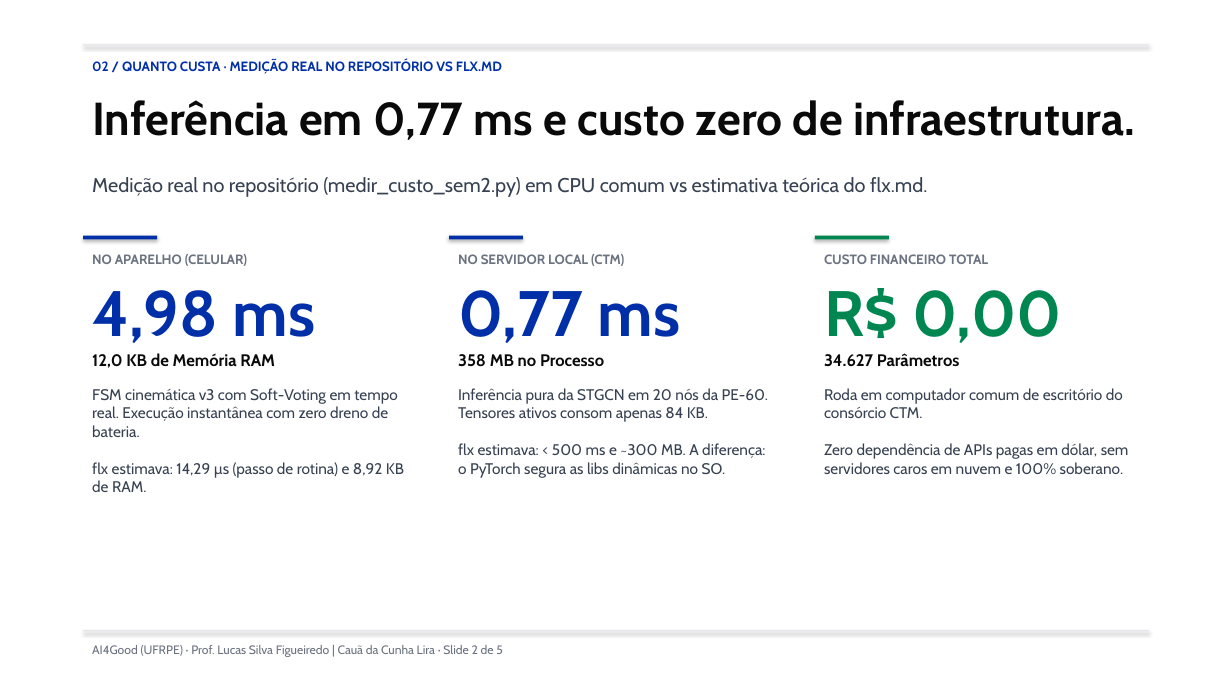
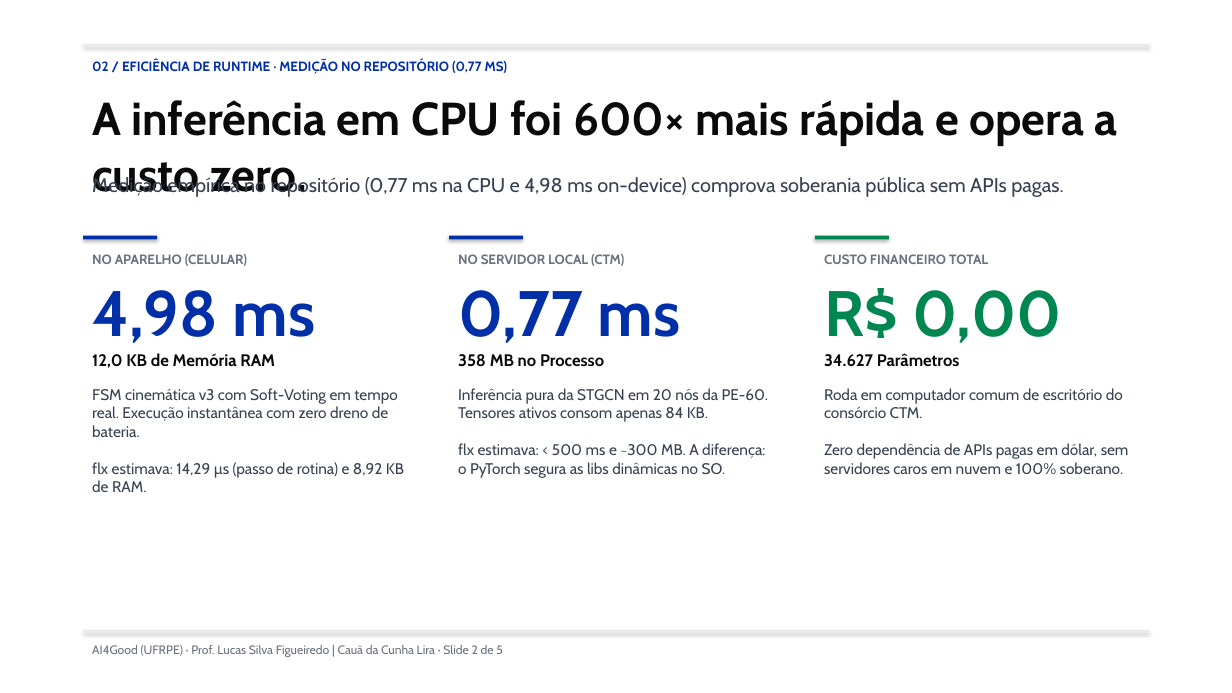
Before and after one commit to lira-labs/workspace, a slide deck: slide 2 of code/grafoparada_web/GrafoParada_Seminario2_CauaLira.pptx. Drawn at 1232x693 pixels with LibreOffice and Linux fonts; fonts in the diff are those of the drawing. Boxes give left, top, right and bottom in pixels: in the first picture for what was removed or moved away, otherwise in the second. Text is boxed around its words. In the diff, an @@ line names an element or a change of style, - is before the commit and + after.

```diff
--- a/code/grafoparada_web/GrafoParada_Seminario2_CauaLira.pptx
+++ b/code/grafoparada_web/GrafoParada_Seminario2_CauaLira.pptx
@@ text at [92, 60, 508, 74]: text changed @@
-02 / QUANTO CUSTA · MEDIÇÃO REAL NO REPOSITÓRIO VS FLX.MD
+02 / EFICIÊNCIA DE RUNTIME · MEDIÇÃO NO REPOSITÓRIO (0,77 MS)
@@ text at [92, 100, 1118, 197]: text changed @@
-Inferência em 0,77 ms e custo zero de infraestrutura.
+A inferência em CPU foi 600× mais rápida e opera a custo zero.
@@ text at [92, 175, 1063, 197]: text changed @@
-Medição real no repositório (medir_custo_sem2.py) em CPU comum vs estimativa teórica do flx.md.
+Medição empírica no repositório (0,77 ms na CPU e 4,98 ms on-device) comprova soberania pública sem APIs pagas.
```
Also in this commit, not shown: 4 other slides changed, 5 other files.
